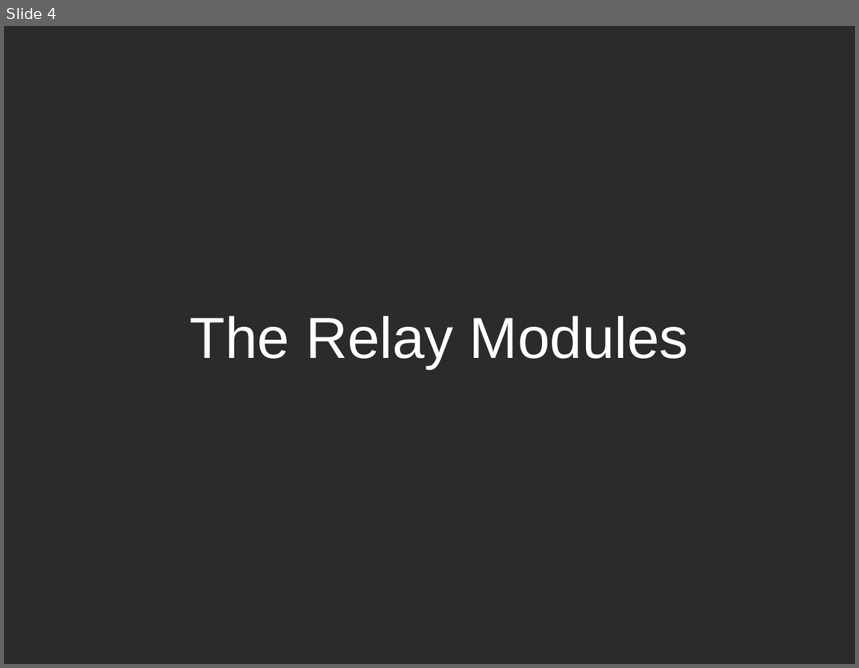
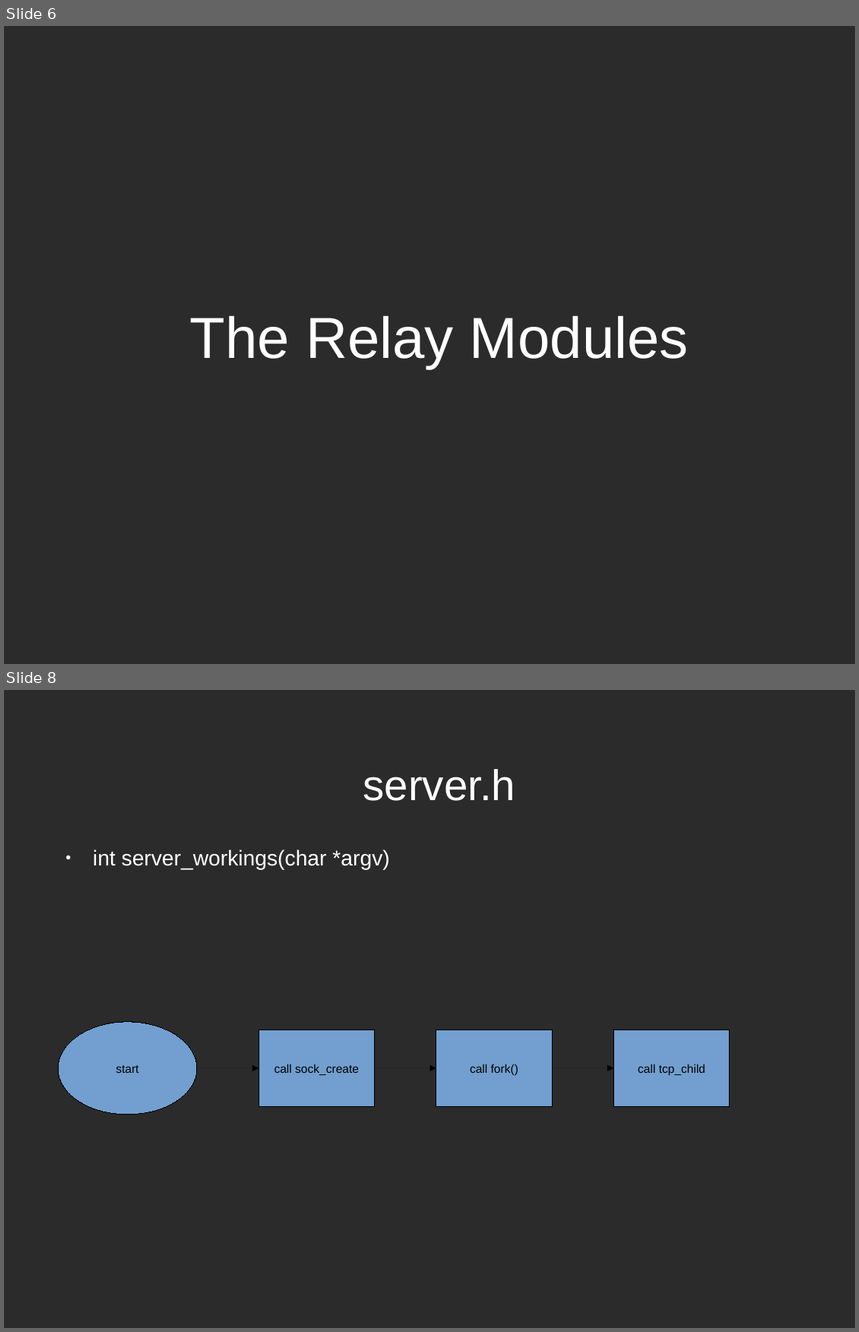
Before and after one commit to r0ck3r008/sdn-proj, a slide deck: review.odp. Shown one above the other, each under a label of ours: slide 4 before the commit, slides 6 and 8 after it; the slides between them are not shown. The pictures are 859x668 and 859x1332 pixels, drawn with LibreOffice and Linux fonts; fonts in the diff are those of the drawing; background and template pictures are left out; a plain dark background stands for a picture behind light text. Boxes give left, top, right and bottom in pixels: in the first picture for what was removed or moved away, otherwise in the second. Text is boxed around its words. In the diff, an @@ line names an element or a change of style, - is before the commit and + after.

```diff
--- a/review.odp
+++ b/review.odp
@@ slide 8 added at (4, 690, 855, 1328), background picture (left out) @@
@@ title added at (363, 769, 516, 801), 40 pt, text #FFFFFF @@
+server.h
@@ text added at (93, 850, 389, 870), 20 pt, text #FFFFFF @@
+● int server_workings(char *argv)
@@ ellipse added at (58, 1022, 197, 1115), fill #729FCF, outline #000000 0 pt, 11 pt, text #000000 @@
+start
@@ rectangle added at (259, 1030, 375, 1107), fill #729FCF, outline #000000 0 pt, 11 pt, text #000000 @@
+call sock_create
@@ rectangle added at (436, 1030, 553, 1107), fill #729FCF, outline #000000 0 pt, 11 pt, text #000000 @@
+call fork()
@@ rectangle added at (614, 1030, 730, 1107), fill #729FCF, outline #000000 0 pt, 11 pt, text #000000 @@
+call tcp_child
@@ arrow added from (197, 1068) to (259, 1068), #000000 0 pt @@
@@ arrow added from (375, 1068) to (436, 1068), #000000 0 pt @@
@@ arrow added from (553, 1068) to (614, 1068), #000000 0 pt @@
@@ what was slide 4 is now slide 6 @@
```
Also in this commit, not shown: 4 slides changed, 16 other slides added, 5 slides removed, 1 other file.
